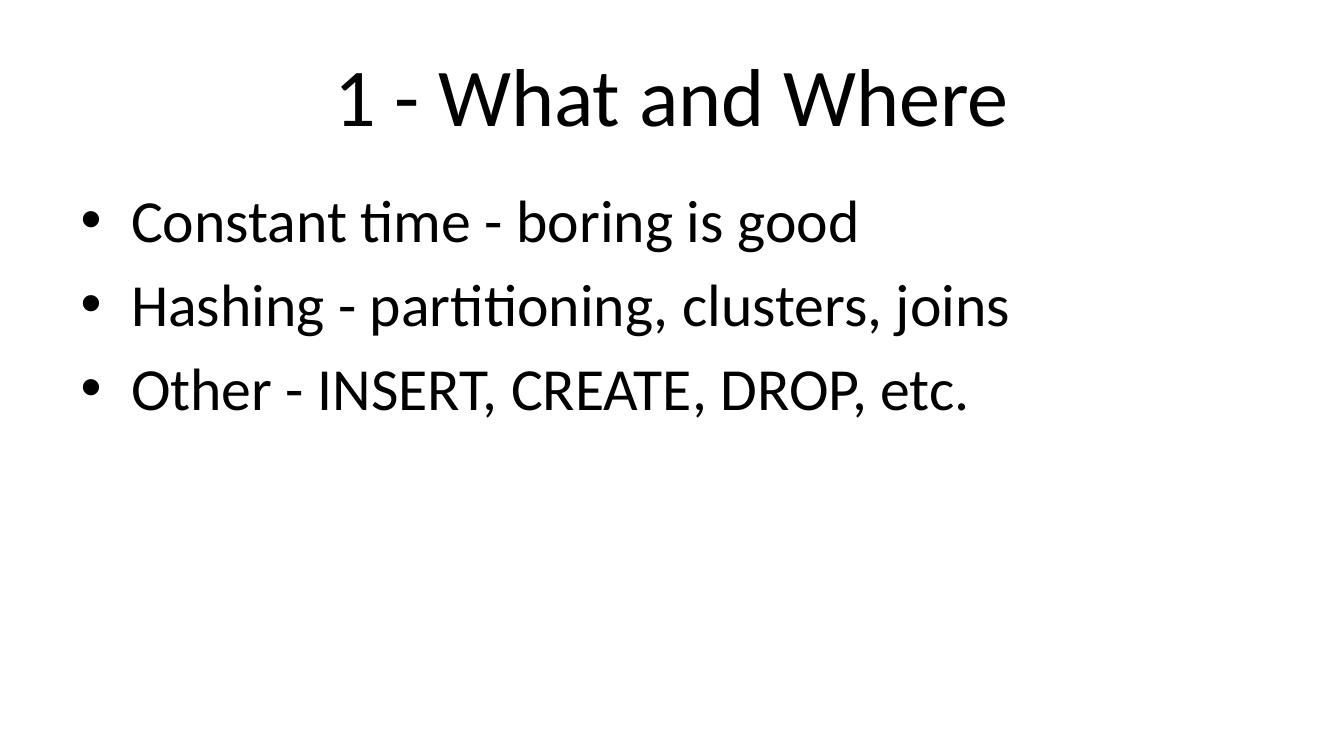
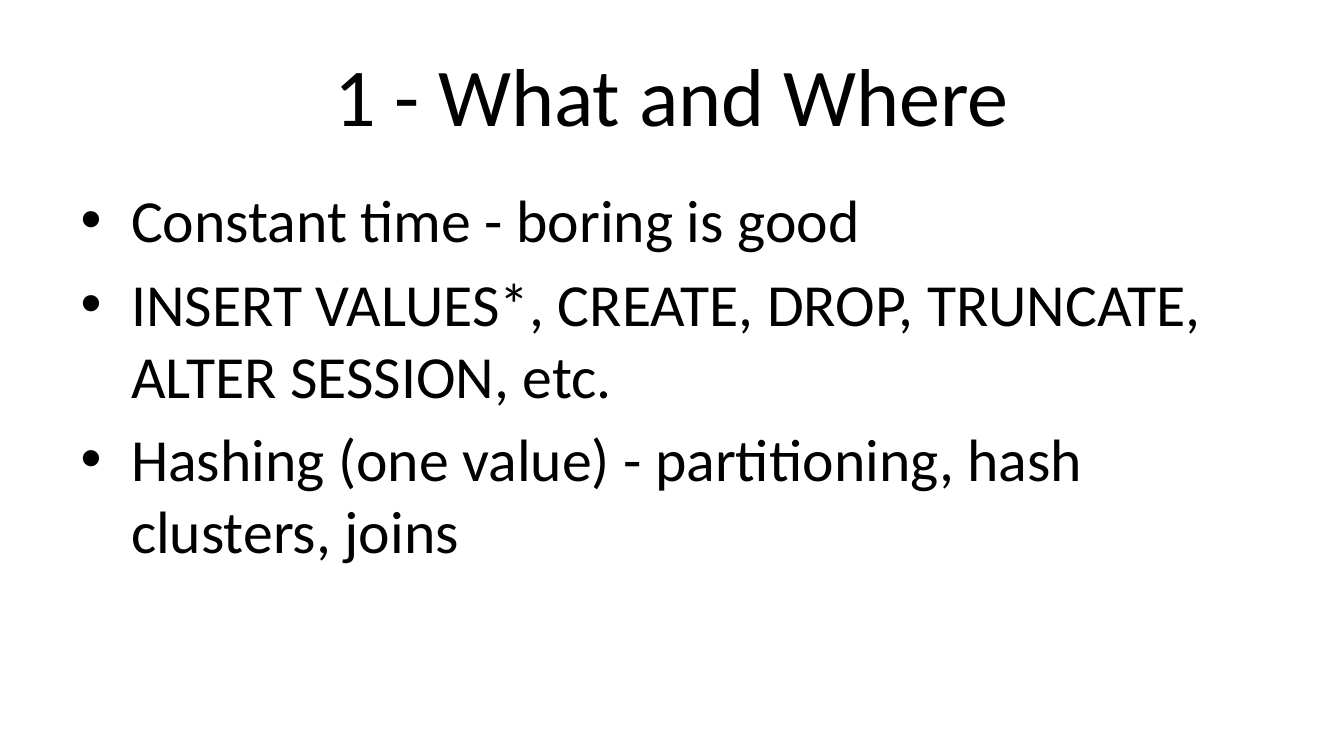
Before and after one commit to ProOracleSQL/space, a slide deck: slide 18 of examples/presentations/Practical Algorithm Analysis for Oracle Developers - Collaborate - 2019_281_Heller.pptx. Drawn at 1344x756 pixels with LibreOffice and Linux fonts; fonts in the diff are those of the drawing. Boxes give left, top, right and bottom in pixels: in the first picture for what was removed or moved away, otherwise in the second. Text is boxed around its words. In the diff, an @@ line names an element or a change of style, - is before the commit and + after.

```diff
--- a/examples/presentations/Practical Algorithm Analysis for Oracle Developers - Collaborate - 2019_281_Heller.pptx
+++ b/examples/presentations/Practical Algorithm Analysis for Oracle Developers - Collaborate - 2019_281_Heller.pptx
@@ text at bbox=[131, 283, 1200, 564]: text changed @@
-• Hashing - partitioning, clusters, joins
-• Other - INSERT, CREATE, DROP, etc.
+• INSERT VALUES*, CREATE, DROP, TRUNCATE, ALTER SESSION, etc.
+• Hashing (one value) - partitioning, hash clusters, joins
```
Also in this commit, not shown: 6 other slides changed, 6 slides added.
